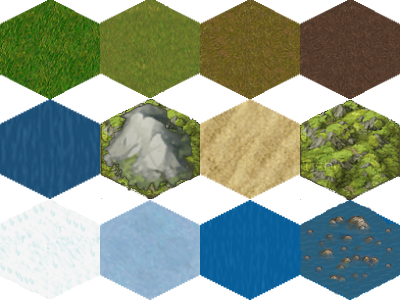
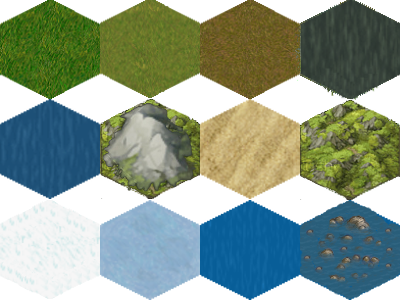
Layer changes from the first 400px x 300px image to the second:
removed layer "Wklejona warstwa #2" over (300, 0, 400, 99)
removed layer "Wklejona warstwa #1" over (292, 23, 300, 81)
renamed "Wklejona warstwa" to "Warstwa", painted on it over (292, 0, 368, 98)
renamed "hex_full_grass.png" to "tiles.png", painted on it over (292, 0, 400, 100)
